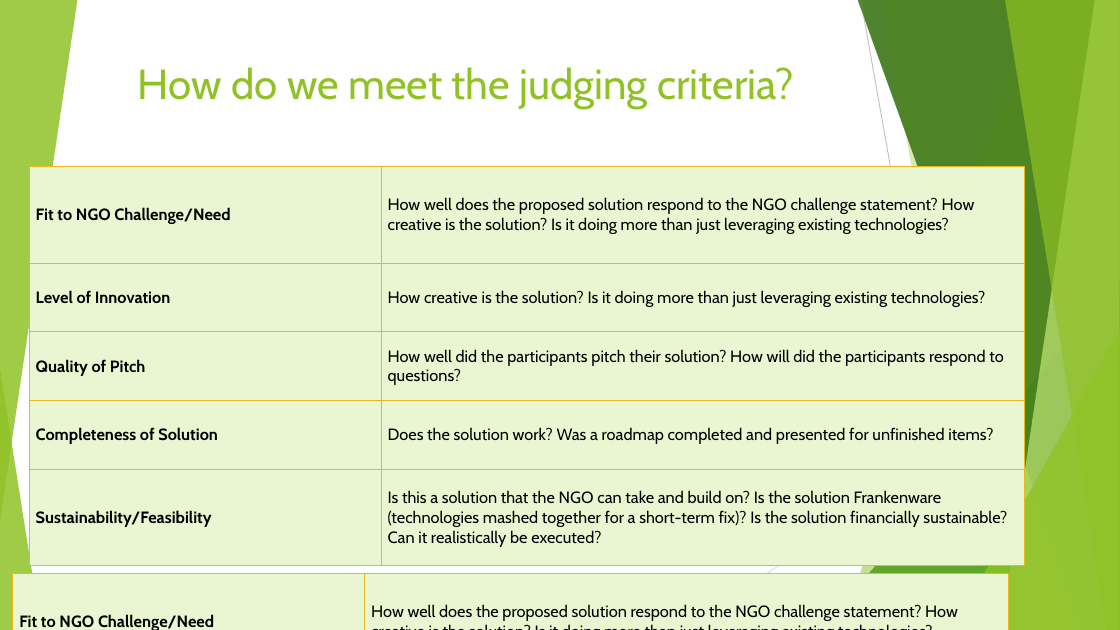
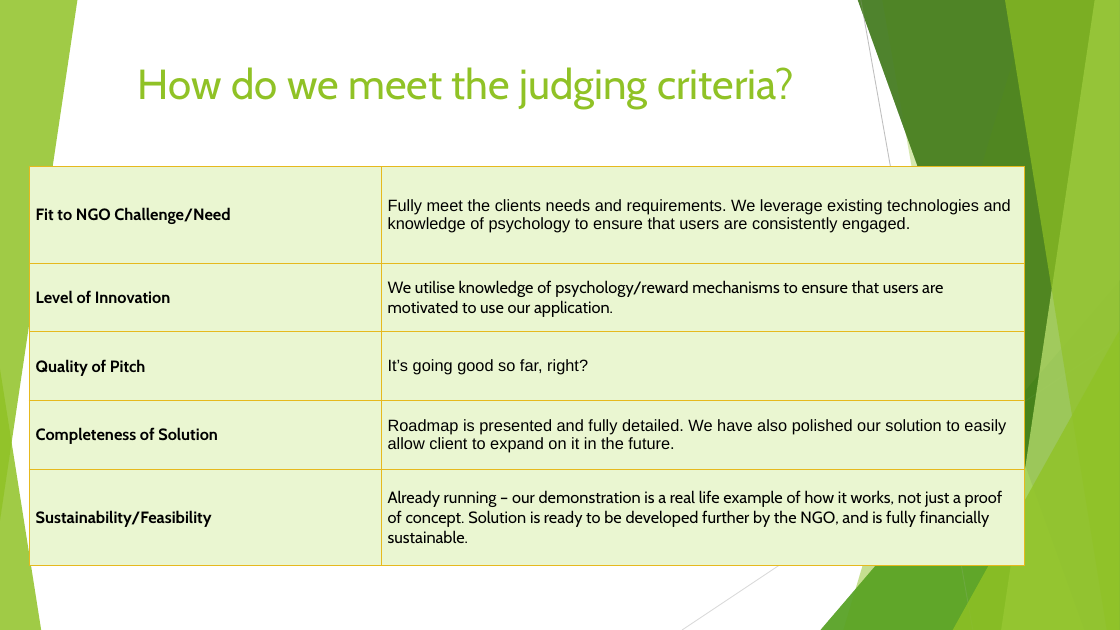
Before and after one commit to London18/team-21, a slide deck: slide 7 of resources/Code for Good - Presentation.pptx (slide 6 before the commit). Drawn at 1120x630 pixels with LibreOffice and Linux fonts; fonts in the diff are those of the drawing. Boxes give left, top, right and bottom in pixels: in the first picture for what was removed or moved away, otherwise in the second. Text is boxed around its words. In the diff, an @@ line names an element or a change of style, - is before the commit and + after.

```diff
--- a/resources/Code for Good - Presentation.pptx
+++ b/resources/Code for Good - Presentation.pptx
@@ table at bbox=[29, 167, 1026, 565] @@
-row 1, column 2: How well does the proposed solution respond to the NGO challenge statement? How creative is the solution? Is it doing more than just leveraging existing technologies?
+row 1, column 2: Fully meet the clients needs and requirements. We leverage existing technologies and knowledge of psychology to ensure that users are consistently engaged.
-row 2, column 2: How creative is the solution? Is it doing more than just leveraging existing technologies?
+row 2, column 2: We utilise knowledge of psychology/reward mechanisms to ensure that users are motivated to use our application.
-row 3, column 2: How well did the participants pitch their solution? How will did the participants respond to questions?
+row 3, column 2: It’s going good so far, right?
-row 4, column 2: Does the solution work? Was a roadmap completed and presented for unfinished items?
+row 4, column 2: Roadmap is presented and fully detailed. We have also polished our solution to easily allow client to expand on it in the future.
-row 5, column 2: Is this a solution that the NGO can take and build on? Is the solution Frankenware (technologies mashed together for a short-term fix)? Is the solution financially sustainable? Can it realistically be executed?
+row 5, column 2: Already running – our demonstration is a real life example of how it works, not just a proof of concept. Solution is ready to be developed further by the NGO, and is fully financially sustainable.
@@ table removed at bbox=[13, 574, 1009, 630], 5 rows, 2 columns @@
-Fit to NGO Challenge/Need | How well does the proposed solution respond to the NGO challenge statement? How creative is the solution? Is it doing more than just leveraging existing technologies?
-Level of Innovation | How creative is the solution? Is it doing more than just leveraging existing technologies?
-Quality of Pitch | How well did the participants pitch their solution? How will did the participants respond to questions?
-Completeness of Solution | Does the solution work? Was a roadmap completed and presented for unfinished items?
-Sustainability/Feasibility | Is this a solution that the NGO can take and build on? Is the solution Frankenware (technologies mashed together for a short-term fix)? Is the solution financially sustainable? Can it realistically be executed?
```
Also in this commit, not shown: 1 other slide changed.
